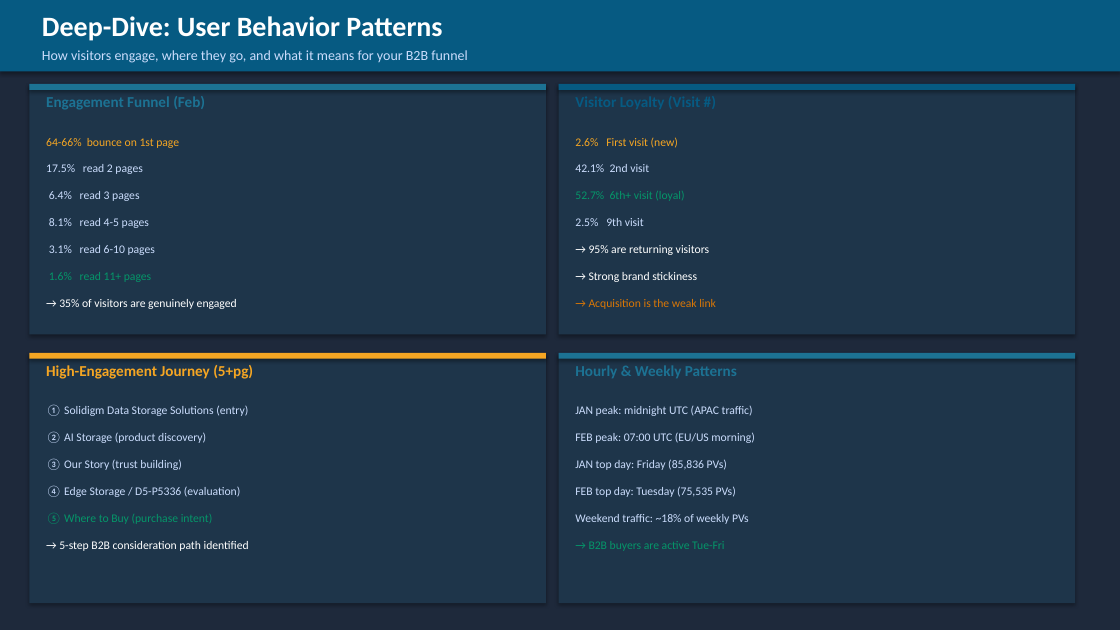
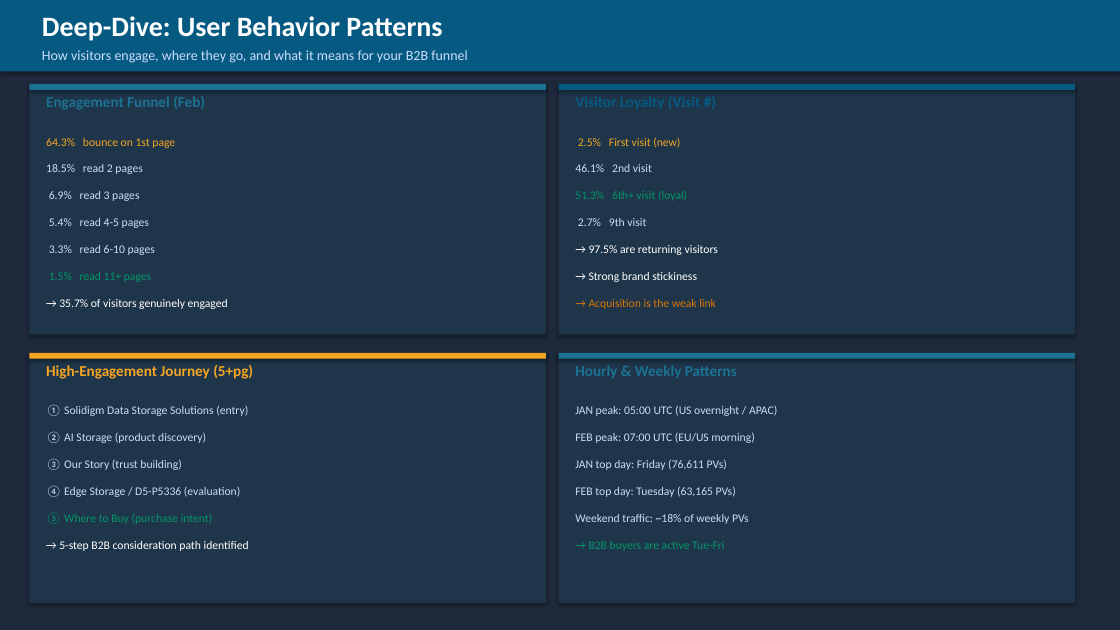
Before and after one commit to durgaguthi/AI, a slide deck: slide 9 of webanalytics/Solidigm_Analytics_Report_JanFeb_FY26.pptx. Drawn at 1120x630 pixels with LibreOffice and Linux fonts; fonts in the diff are those of the drawing. Boxes give left, top, right and bottom in pixels: in the first picture for what was removed or moved away, otherwise in the second. Text is boxed around its words. In the diff, an @@ line names an element or a change of style, - is before the commit and + after.

```diff
--- a/webanalytics/Solidigm_Analytics_Report_JanFeb_FY26.pptx
+++ b/webanalytics/Solidigm_Analytics_Report_JanFeb_FY26.pptx
@@ text at bbox=[46, 138, 175, 148]: text changed @@
-64-66% bounce on 1st page
+64.3% bounce on 1st page
@@ text at bbox=[578, 137, 680, 148]: text changed @@
-2.6% First visit (new)
+2.5% First visit (new)
@@ text at bbox=[46, 164, 142, 174]: text changed @@
-17.5% read 2 pages
+18.5% read 2 pages
@@ text at bbox=[575, 164, 652, 172]: text changed @@
-42.1% 2nd visit
+46.1% 2nd visit
@@ text at bbox=[49, 191, 139, 201]: text changed @@
-6.4% read 3 pages
+6.9% read 3 pages
@@ text at bbox=[575, 191, 687, 201]: text changed @@
-52.7% 6th+ visit (loyal)
+51.3% 6th+ visit (loyal)
@@ text at bbox=[49, 218, 149, 228]: text changed @@
-8.1% read 4-5 pages
+5.4% read 4-5 pages
@@ text at bbox=[578, 218, 646, 226]: text changed @@
-2.5% 9th visit
+2.7% 9th visit
@@ text at bbox=[49, 245, 155, 255]: text changed @@
-3.1% read 6-10 pages
+3.3% read 6-10 pages
@@ text at bbox=[589, 245, 718, 255]: text changed @@
-→ 95% are returning visitors
+→ 97.5% are returning visitors
@@ text at bbox=[59, 299, 228, 309]: text changed @@
-→ 35% of visitors are genuinely engaged
+→ 35.7% of visitors genuinely engaged
@@ text at bbox=[575, 405, 777, 416]: text changed @@
-JAN peak: midnight UTC (APAC traffic)
+JAN peak: 05:00 UTC (US overnight / APAC)
@@ text at bbox=[575, 459, 727, 470]: text changed @@
-JAN top day: Friday (85,836 PVs)
+JAN top day: Friday (76,611 PVs)
@@ text at bbox=[575, 486, 736, 497]: text changed @@
-FEB top day: Tuesday (75,535 PVs)
+FEB top day: Tuesday (63,165 PVs)
```
Also in this commit, not shown: 10 other slides changed, 1 other file.
